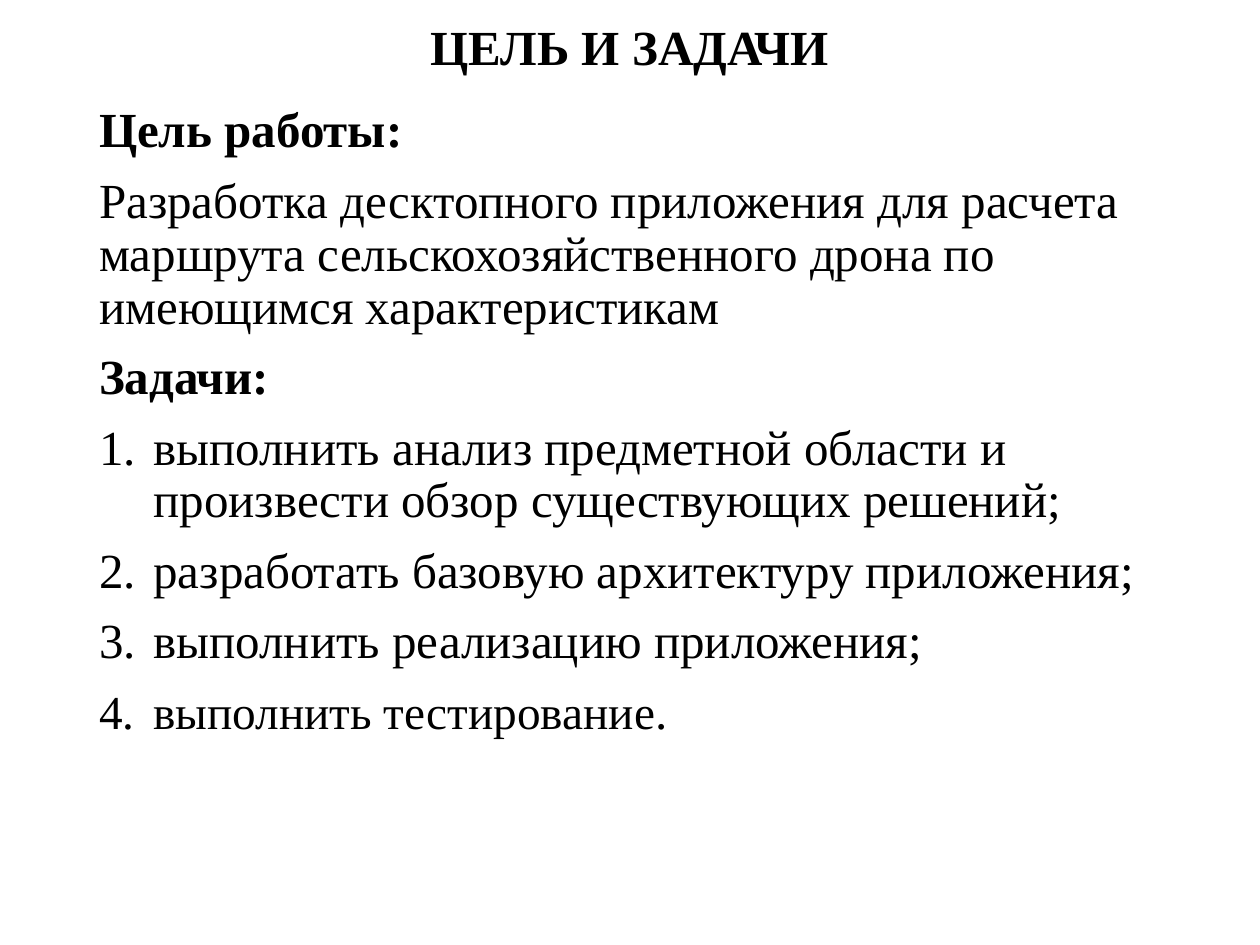
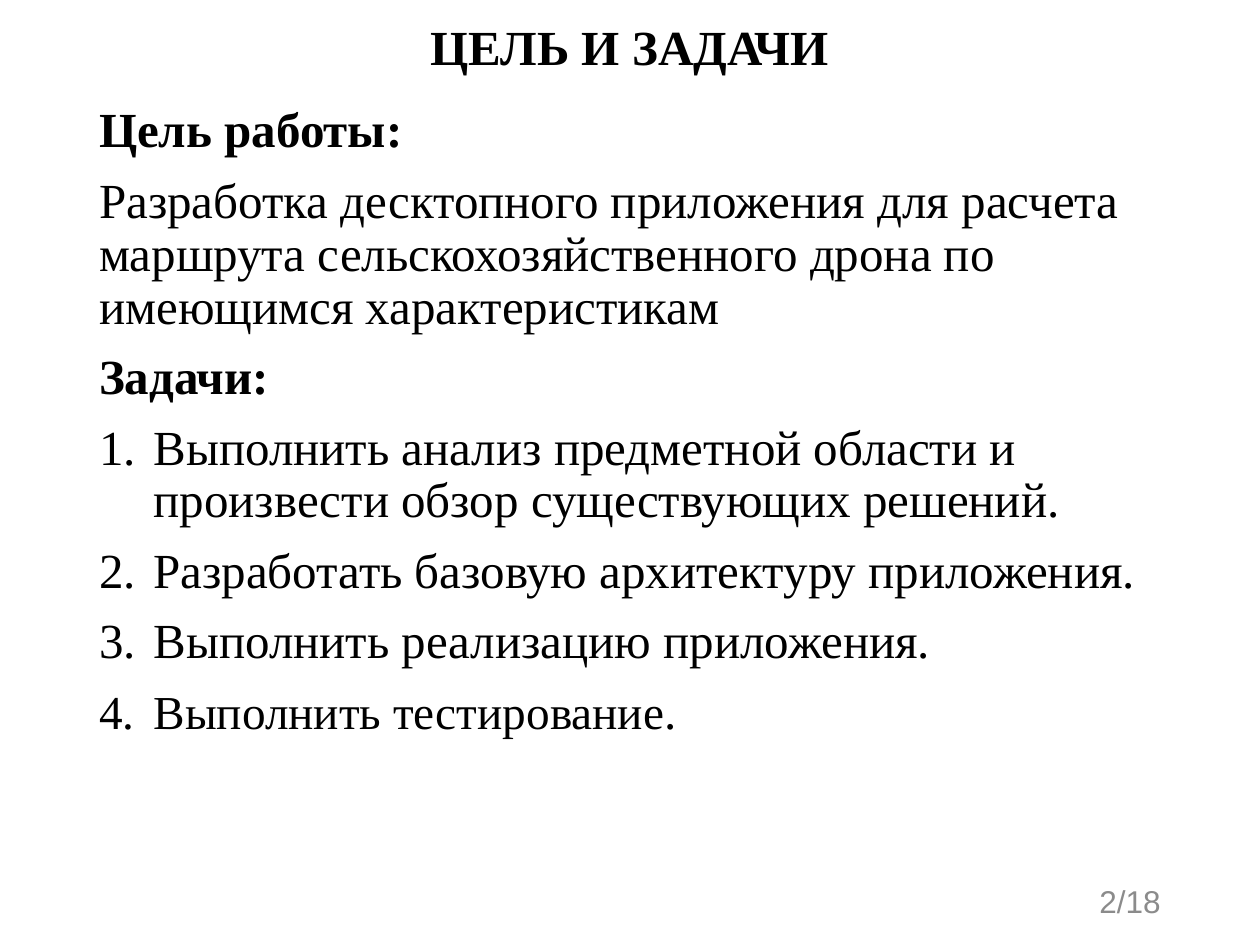
Before and after one commit to evgenkot/uav-route-calculation, a slide deck: slide 2 of doc/Raschupkin_EV_UAV_Route_Planning.pptx. Drawn at 1260x945 pixels with LibreOffice and Linux fonts; fonts in the diff are those of the drawing. Boxes give left, top, right and bottom in pixels: in the first picture for what was removed or moved away, otherwise in the second. Text is boxed around its words. In the diff, an @@ line names an element or a change of style, - is before the commit and + after.

```diff
--- a/doc/Raschupkin_EV_UAV_Route_Planning.pptx
+++ b/doc/Raschupkin_EV_UAV_Route_Planning.pptx
@@ text at [154, 430, 1136, 739]: text changed @@
-1. выполнить анализ предметной области и произвести обзор существующих решений;
-2. разработать базовую архитектуру приложения;
-3. выполнить реализацию приложения;
-4. выполнить тестирование.
+1. Выполнить анализ предметной области и произвести обзор существующих решений.
+2. Разработать базовую архитектуру приложения.
+3. Выполнить реализацию приложения.
+4. Выполнить тестирование.
@@ page number added at [1099, 890, 1160, 913], 18 pt, text #8C8C8C @@
+2/18
```
Also in this commit, not shown: 16 other slides changed, 1 slide added, 1 other file.
